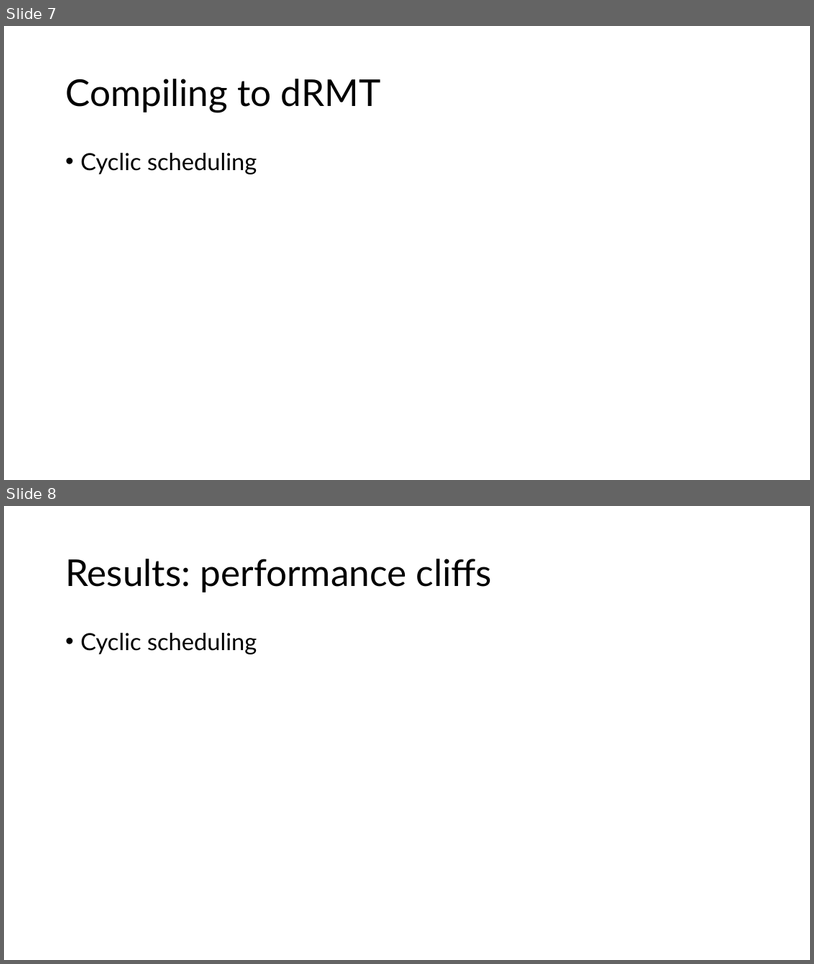
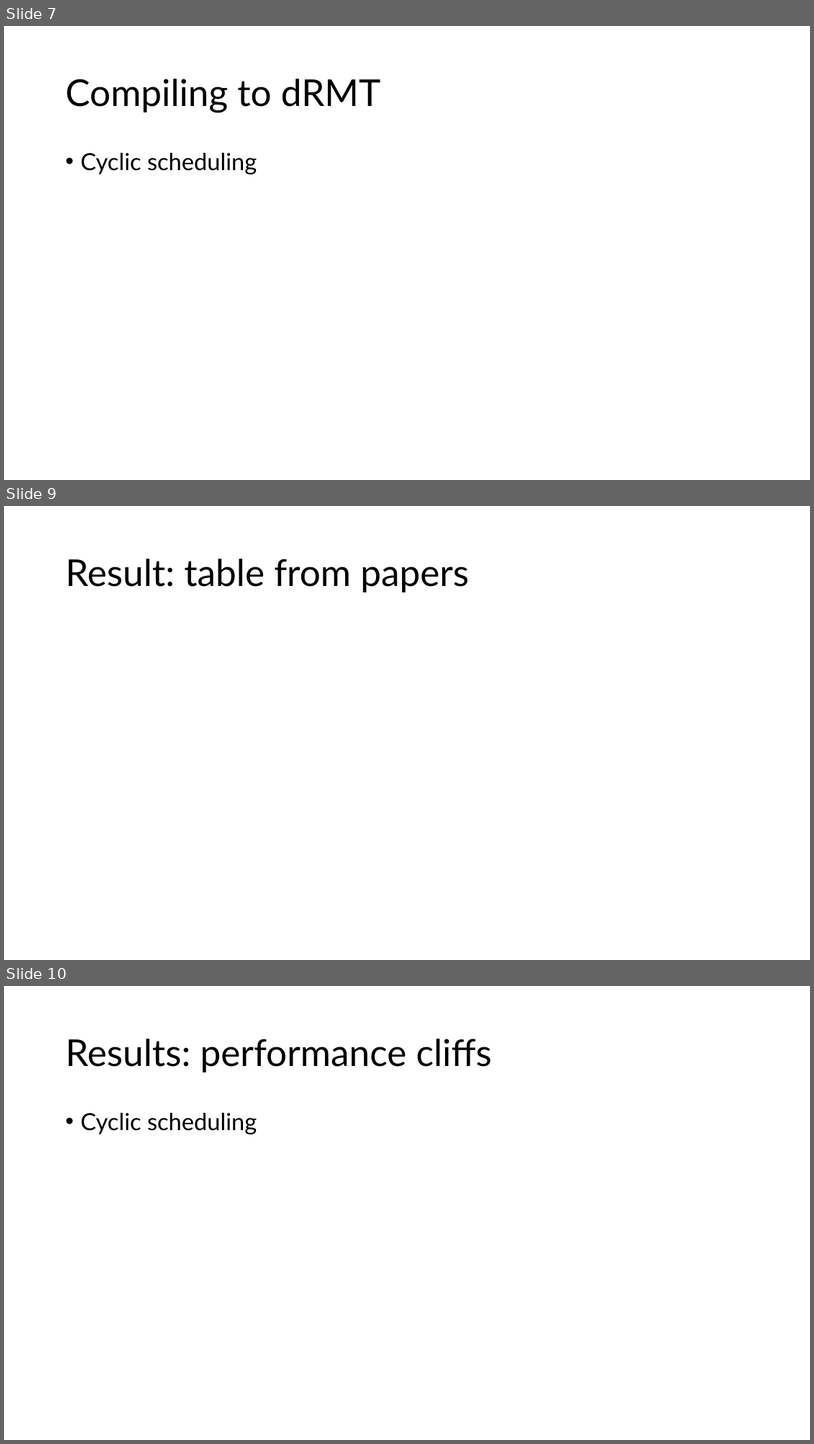
Before and after one commit to anirudhSK/drmt_talk, a slide deck: drmt.pptx. Shown one above the other, each under a label of ours: slides 7 and 8 before the commit, slides 7, 9 and 10 after it; the slides between them are not shown. The pictures are 814x964 and 814x1444 pixels, drawn with LibreOffice and Linux fonts; fonts in the diff are those of the drawing. Boxes give left, top, right and bottom in pixels: in the first picture for what was removed or moved away, otherwise in the second. Text is boxed around its words. In the diff, an @@ line names an element or a change of style, - is before the commit and + after.

```diff
--- a/drmt.pptx
+++ b/drmt.pptx
@@ slide 9 added at box(4, 506, 810, 960), background #FFFFFF @@
@@ title added at box(65, 559, 469, 592), 44 pt, text #000000 @@
+Result: table from papers
@@ what was slide 8 is now slide 10 @@
```
Also in this commit, not shown: 1 other slide added.
